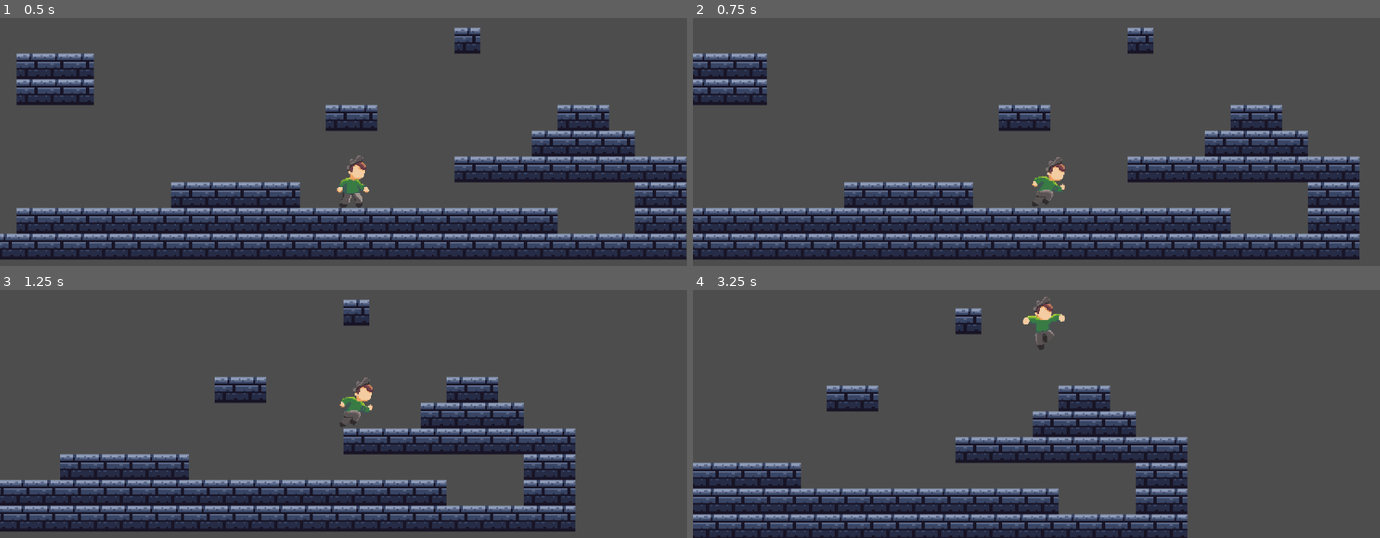
Above: before the commit, frames 1-4 (two rows, left to right).
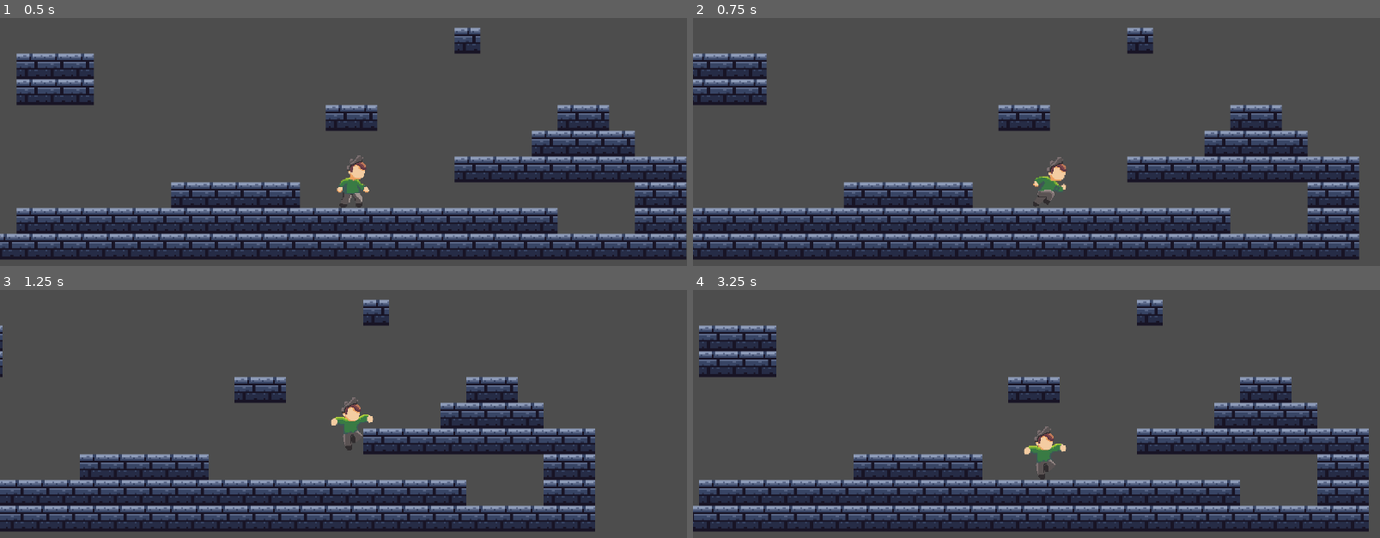
Above: after the commit, the same moments.

Repository: puli-101/movement-prototype
Game: Godot game, scene res://scenes/game.tscn
Same seed, same stepped clock (60 frames per second), same inputs: the game is played once before the commit and once after it.
Inputs:
- Up to frame 1 (0.5 s): no input
- Up to frame 2 (0.75 s): tap Enter at 0.5 s; hold D (move_right) from 0.53 s (still down); hold S (crouch) from 0.53 s (still down)
- Up to frame 3 (1.25 s): keep holding D (move_right); keep holding S (crouch); tap Space (jump) at 0.77, 1.07 s; tap Shift (impulse) at 0.8 s
- Up to frame 4 (3.25 s): release S (crouch) at 1.28 s; tap Shift (impulse) at 1.35, 3.05 s; tap Space (jump) at 1.52, 1.55, 1.82, 2.1, 3.02 s; release D (move_right) at 2.03 s; hold Left (move_left) 2.03-2.78 s; hold S (crouch) 2.03-2.78 s; hold D (move_right) from 2.78 s (still down); tap S (crouch) at 2.85 s

Frame 1 is identical in both runs. In frame 2, 1.7% of the frame differs, in the area x 0-97%, y 3-97%; in frame 3, 11%; in frame 4, 33%, in the area x 0-99%, y 2-100%.

Commit message:
Created advanced jump component for handling variable jump height

Diff:
--- /dev/null
+++ b/scenes/components/advance_jump_component.tscn
@@ -0,0 +1,6 @@
+[gd_scene load_steps=2 format=3 uid="uid://dek6esi6am4cx"]
+
+[ext_resource type="Script" path="res://scripts/component_scripts/advance_jump_component.gd" id="1_bq2s4"]
+
+[node name="AdvanceJumpComponent" type="Node"]
+script = ExtResource("1_bq2s4")
--- a/scenes/player.tscn
+++ b/scenes/player.tscn
@@ -6,7 +6,7 @@
 [ext_resource type="PackedScene" uid="uid://jme0o2q5dj0k" path="res://scenes/components/input_component.tscn" id="4_mom40"]
 [ext_resource type="PackedScene" uid="uid://46qraosk1hc4" path="res://scenes/components/movement_component.tscn" id="5_btx7o"]
 [ext_resource type="PackedScene" uid="uid://deiusueimoywy" path="res://scenes/components/animation_component.tscn" id="6_gkq1p"]
-[ext_resource type="PackedScene" uid="uid://4o2le0t6xc67" path="res://scenes/components/jump_component.tscn" id="7_bvak3"]
+[ext_resource type="PackedScene" uid="uid://dek6esi6am4cx" path="res://scenes/components/advance_jump_component.tscn" id="7_71ktj"]
 
 [sub_resource type="AtlasTexture" id="AtlasTexture_8gv62"]
 atlas = ExtResource("2_ao41y")
@@ -75,13 +75,13 @@
 radius = 9.21053
 height = 40.7895
 
-[node name="Player" type="CharacterBody2D" node_paths=PackedStringArray("gravity_component", "input_component", "movement_component", "animation_component", "jump_component")]
+[node name="Player" type="CharacterBody2D" node_paths=PackedStringArray("gravity_component", "input_component", "movement_component", "animation_component", "advanced_jump_component")]
 script = ExtResource("1_bxhu2")
 gravity_component = NodePath("GravityComponent")
 input_component = NodePath("InputComponent")
 movement_component = NodePath("MovementComponent")
 animation_component = NodePath("AnimationComponent")
-jump_component = NodePath("JumpComponent")
+advanced_jump_component = NodePath("AdvanceJumpComponent")
 
 [node name="AnimatedSprite2D" type="AnimatedSprite2D" parent="."]
 position = Vector2(1, -1)
@@ -98,10 +98,11 @@
 [node name="InputComponent" parent="." instance=ExtResource("4_mom40")]
 
 [node name="MovementComponent" parent="." instance=ExtResource("5_btx7o")]
+speed = 112.0
 ground_accel_speed = 12.0
 air_decel_speed = 8.0
 
 [node name="AnimationComponent" parent="." node_paths=PackedStringArray("sprite") instance=ExtResource("6_gkq1p")]
 sprite = NodePath("../AnimatedSprite2D")
 
-[node name="JumpComponent" parent="." instance=ExtResource("7_bvak3")]
+[node name="AdvanceJumpComponent" parent="." instance=ExtResource("7_71ktj")]
--- /dev/null
+++ b/scripts/component_scripts/advance_jump_component.gd
@@ -0,0 +1,24 @@
+extends Node
+class_name AdvancedJumpComponent
+
+@export_subgroup("Settings")
+@export var jump_velocity: float = -350.0
+
+var is_going_up: bool = false
+
+#Determine if player wants to jump
+func handle_jump(body: CharacterBody2D, want_to_jump: bool, jump_released: bool) -> void:
+	if want_to_jump and body.is_on_floor():
+		jump(body)
+
+	handle_jump_height(body, jump_released)
+	is_going_up = body.velocity.y < 0 and not body.is_on_floor()
+
+#Stop jumping if jump button is released before reaching max height
+func handle_jump_height(body: CharacterBody2D, jump_released:bool) -> void:
+	if jump_released and is_going_up:
+		body.velocity.y = 0
+
+#Jump action
+func jump(body:CharacterBody2D) -> void:
+	body.velocity.y = jump_velocity
--- a/scripts/component_scripts/input_component.gd
+++ b/scripts/component_scripts/input_component.gd
@@ -3,8 +3,14 @@
 
 var input_horizontal: float = 0.0
 
+#Check input in horizontal direction
 func _process(_delta:float) -> void:
 	input_horizontal = Input.get_axis("move_left", "move_right")
 
+#Check if jump button was pressed
 func get_jump_input() -> bool:
 	return Input.is_action_just_pressed("jump")
+
+#Check if jump button was released
+func get_jump_imput_released() -> bool:
+	return Input.is_action_just_released("jump")
--- a/scripts/player.gd
+++ b/scripts/player.gd
@@ -6,22 +6,15 @@
 @export var input_component: InputComponent
 @export var movement_component: MovementComponent
 @export var animation_component: AnimationComponent
-@export var jump_component: JumpComponent
+@export var advanced_jump_component: AdvancedJumpComponent
 
 #speed management
 const STD_SPEED = 130.0
 const CROUCH_SPEED = 60.0
 var speed = STD_SPEED
 
-#jump constants
-const JUMP_VELOCITY = -300.0
-
 #leaping/sliding constants
 const LEAP_INPULSE = Vector2(500,0)
-
-#orientation management
-var facing = 1
-
 
 #updates every 1/60s
 func _physics_process(delta: float) -> void:
@@ -33,13 +26,11 @@
 
 	#Handle animations
 	animation_component.handle_move_animation(input_component.input_horizontal)
-	animation_component.handle_jump_animation(jump_component.is_jumping, gravity_component.is_falling)
+	animation_component.handle_jump_animation(advanced_jump_component.is_going_up, gravity_component.is_falling)
 
 	#Handle jump
-	jump_component.handle_jump(self, input_component.get_jump_input())
+	advanced_jump_component.handle_jump(self, input_component.get_jump_input(), input_component.get_jump_imput_released())
 
-	# Get the input direction and handle the movement/deceleration.
-	var direction := Input.get_axis("move_left", "move_right")
 
 	#Handle crouching speeds
 	if Input.is_action_pressed("crouch"):
@@ -52,7 +43,6 @@
 		print("slide triggered")
 		#Modify collision shape
 		#Change sprite
-		velocity += LEAP_INPULSE * facing
 
 
 	move_and_slide()
